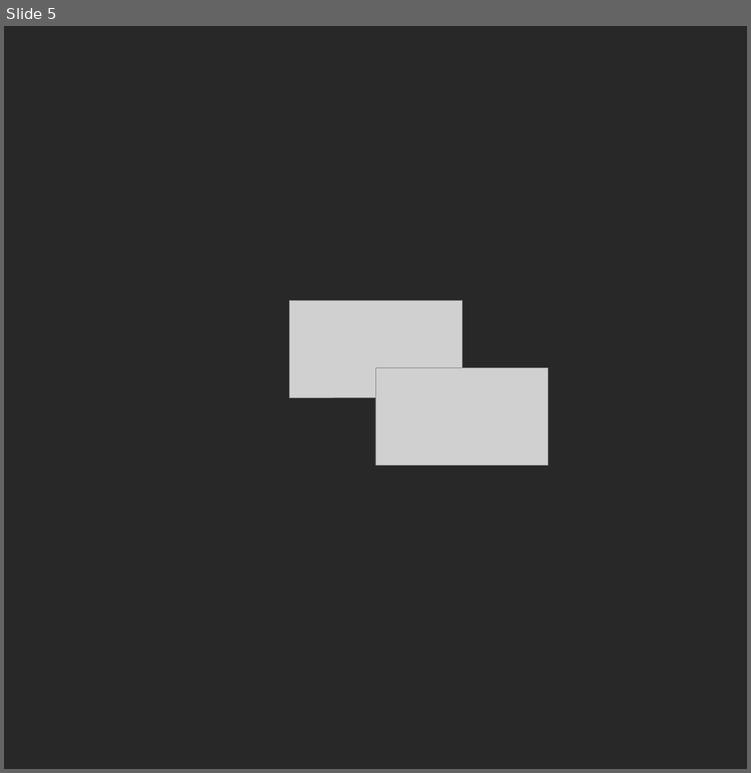
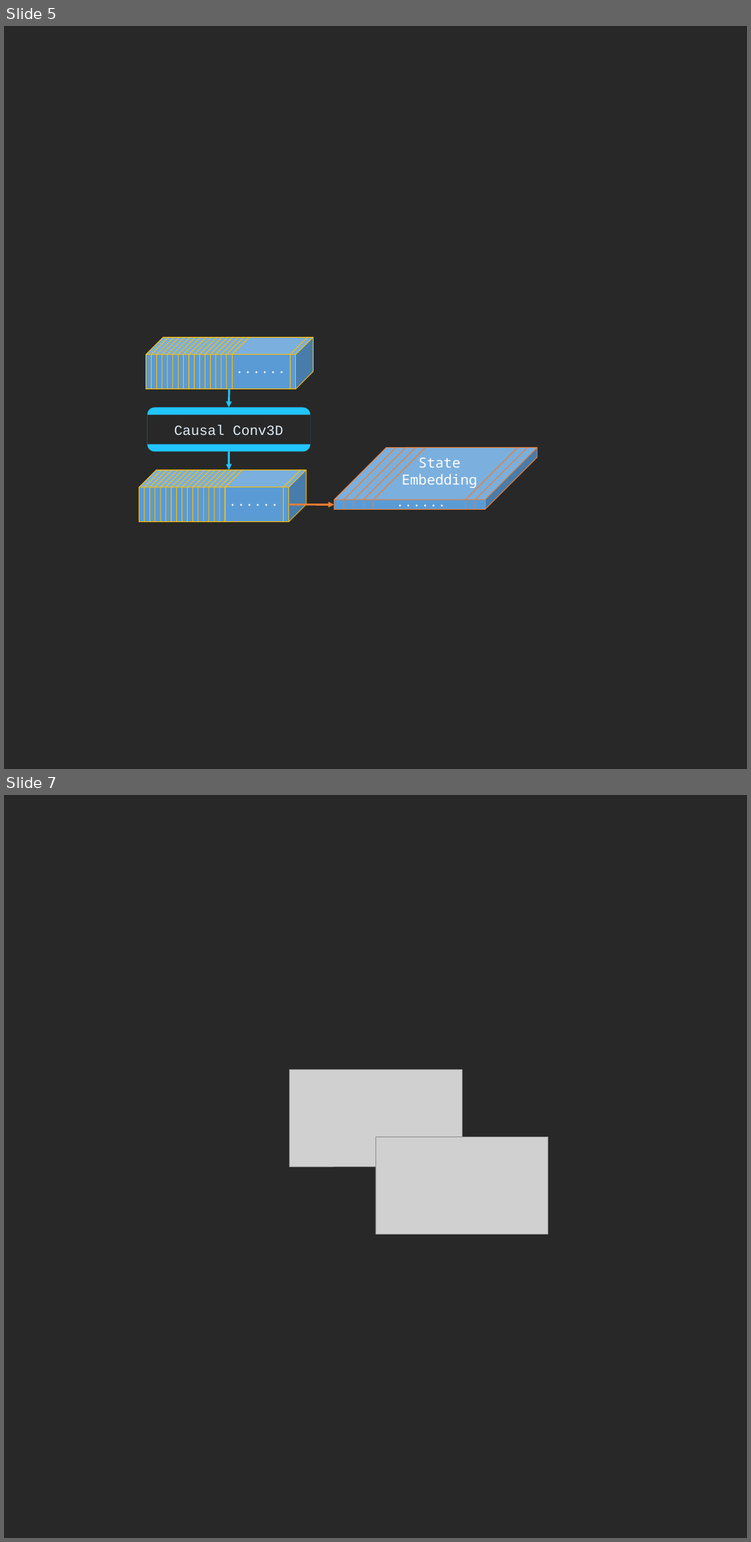
Before and after one commit to toonnyy8/ncku, a slide deck: dl2020/medium/img.pptx. Shown one above the other, each under a label of ours: slide 5 before the commit, slides 5 and 7 after it; the slides between them are not shown. The pictures are 751x773 and 751x1542 pixels, drawn with LibreOffice and Linux fonts; fonts in the diff are those of the drawing; grey boxes stand for pictures. Boxes give left, top, right and bottom in pixels: in the first picture for what was removed or moved away, otherwise in the second. Text is boxed around its words. In the diff, an @@ line names an element or a change of style, - is before the commit and + after.

```diff
--- a/dl2020/medium/img.pptx
+++ b/dl2020/medium/img.pptx
@@ slide 5 added at <box>4,26,747,769</box>, background #282828 @@
@@ group added at <box>146,337,313,389</box>: 18 cubes, 1 text @@
+......
@@ arrow added from (229, 389) to (229, 407), #21C5FF 4.5 pt @@
@@ rounded rectangle added at <box>147,407,310,451</box>, fill #21C5FF @@
@@ rectangle added at <box>147,414,310,444</box>, fill #282828, 32 pt, text #DEEBF7 @@
+Causal Conv3D
@@ arrow added from (229, 452) to (229, 469), #21C5FF 4.5 pt @@
@@ group added at <box>334,448,537,509</box>: 7 cubes, 1 text @@
+......
@@ text added at <box>402,457,477,489</box>, 32 pt, text #FFFFFF @@
+State Embedding
@@ group added at <box>139,469,306,522</box>: 18 cubes, 1 text @@
+......
@@ arrow added from (289, 504) to (334, 504), #ED7D31 4.5 pt @@
@@ what was slide 5 is now slide 7 @@
```
Also in this commit, not shown: 2 slides changed, 3 other slides added, 2 slides removed, 8 other files.
